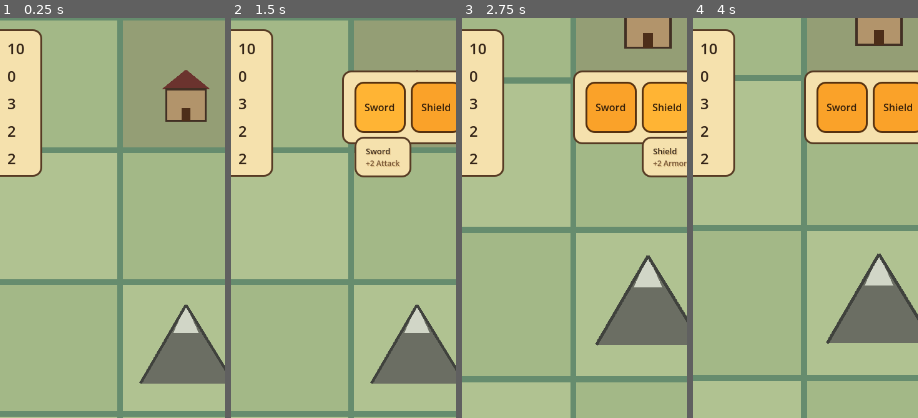
Above: before the commit, frames 1-4 (left to right).
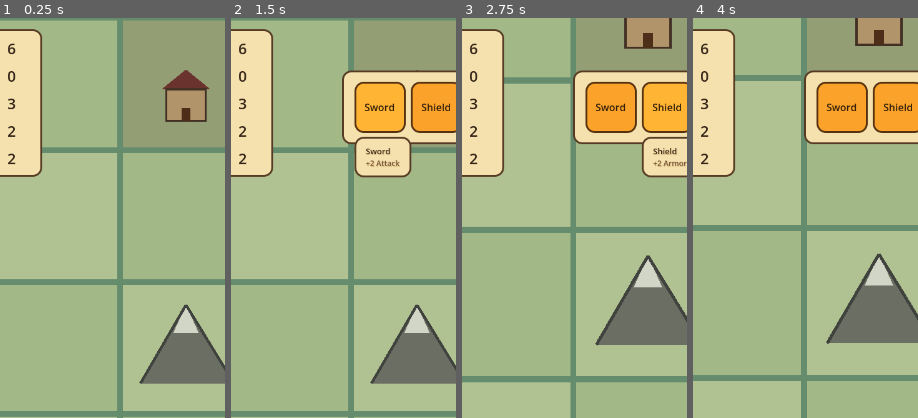
Above: after the commit, the same moments.

Repository: Reicher/The-Road-North
Game: Godot game, scene res://scenes/main.tscn
Same seed, same stepped clock (60 frames per second), same inputs: the game is played once before the commit and once after it.
Inputs:
- Up to frame 1 (0.25 s): no input
- Up to frame 2 (1.5 s): click "Bag" at 0.5 s; click "Sword" at 1.25 s
- Up to frame 3 (2.75 s): click "Shield" at 2 s
- Up to frame 4 (4 s): click "Bag" at 2.75 s; click "Bag" at 3.5 s
The pictures show only the part of the screen within x 9-59%, y 0-50%; the shares and areas given below are measured in that part.

The runs differ from the first frame. In frame 1, 0.1% of the frame differs, in the area x 3-11%, y 6-9%; in frame 2, 0.1%; in frame 3, 0.1%; in frame 4, 0.1%.

Commit message:
Rebalance starting food economy

Diff:
--- a/scripts/player.gd
+++ b/scripts/player.gd
@@ -3,6 +3,7 @@
 
 const PLAYER_REWARDS_SCRIPT := preload("res://scripts/player_rewards.gd")
 const PLAYER_COMBAT_SCRIPT := preload("res://scripts/player_combat.gd")
+const DEFAULT_FOOD_MAP_AREA_DIVISOR := 4.0
 
 signal food_changed(food: int)
 signal gold_changed(gold: int)
@@ -72,7 +73,7 @@
 
 	grid_position = start_position
 	position = _map.grid_to_world(grid_position)
-	food = starting_food if starting_food >= 0 else _map.playable_width * 2
+	food = starting_food if starting_food >= 0 else _get_default_starting_food()
 	gold = starting_gold
 	health = starting_health
 	_update_food_label()
@@ -181,6 +182,10 @@
 		return
 	gold += amount
 	gold_changed.emit(gold)
+
+
+func _get_default_starting_food() -> int:
+	return maxi(1, roundi(float(_map.playable_width * _map.playable_height) / DEFAULT_FOOD_MAP_AREA_DIVISOR))
 
 
 func _on_tile_pressed(target_position: Vector2i) -> void:
--- a/tests/test_player_movement.gd
+++ b/tests/test_player_movement.gd
@@ -78,7 +78,7 @@
 	default_food_player.map_path = NodePath("../Map")
 	root.add_child(default_food_player)
 	default_food_player._ready()
-	_assert(default_food_player.food == map.playable_width * 2, "Expected default starting food to be twice the map width")
+	_assert(default_food_player.food == 20, "Expected default starting food to be about a quarter of the 9x9 map area")
 
 	quit()
 
Not shown, changed: docs/design.md
